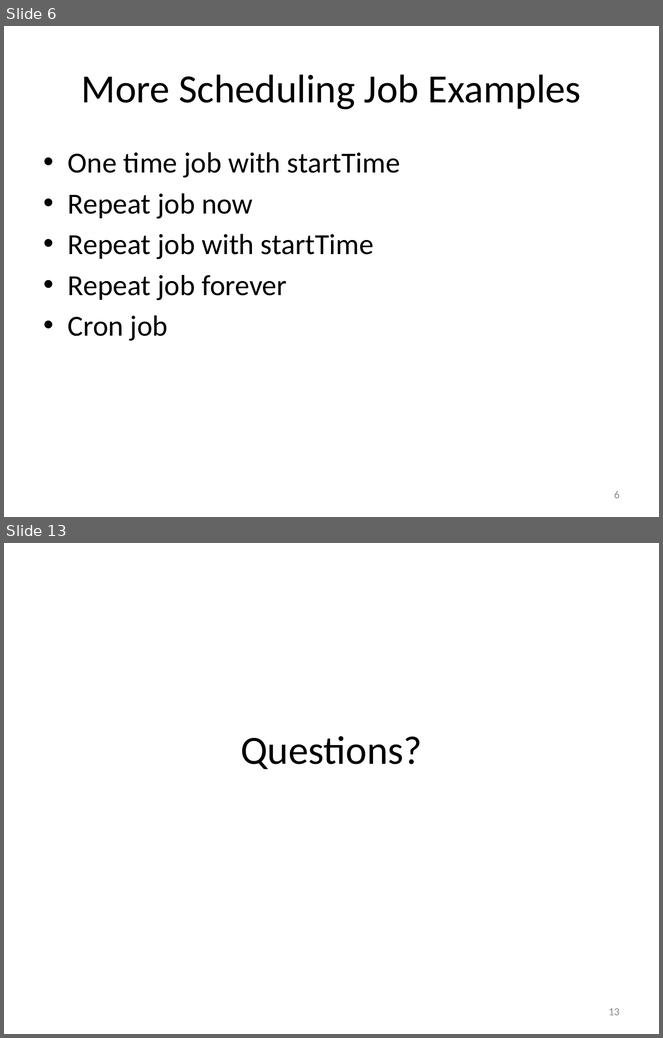
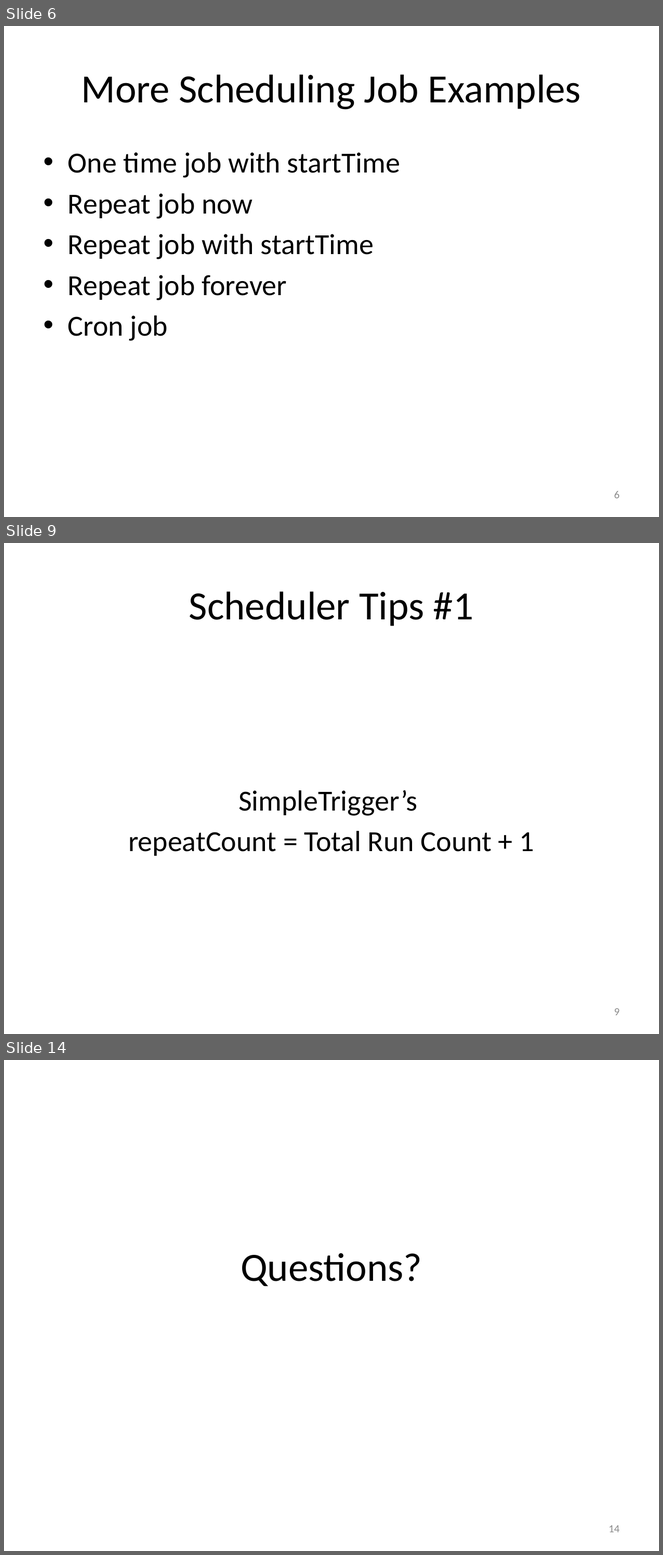
Before and after one commit to saltnlight5/myschedule.experiment, a slide deck: jug-quartz/JUG-QuartzScheduler.pptx. Shown one above the other, each under a label of ours: slides 6 and 13 before the commit, slides 6, 9 and 14 after it; the slides between them are not shown. The pictures are 663x1038 and 663x1555 pixels, drawn with LibreOffice and Linux fonts; fonts in the diff are those of the drawing. Boxes give left, top, right and bottom in pixels: in the first picture for what was removed or moved away, otherwise in the second. Text is boxed around its words. In the diff, an @@ line names an element or a change of style, - is before the commit and + after.

```diff
--- a/jug-quartz/JUG-QuartzScheduler.pptx
+++ b/jug-quartz/JUG-QuartzScheduler.pptx
@@ slide 9 added at [4, 543, 659, 1034], background #FFFFFF @@
@@ title added at [189, 591, 474, 626], 44 pt, text #000000 @@
+Scheduler Tips #1
@@ text added at [128, 790, 534, 856], 32 pt, text #000000 @@
+SimpleTrigger’s
+repeatCount = Total Run Count + 1
@@ page number added at [614, 1008, 620, 1016], 12 pt, text #8C8C8C @@
+9
@@ what was slide 13 is now slide 14 @@
@@ page number at [609, 1525, 620, 1533]: text changed @@
-13
+14
```
Also in this commit, not shown: 6 slides changed, 9 other files.
